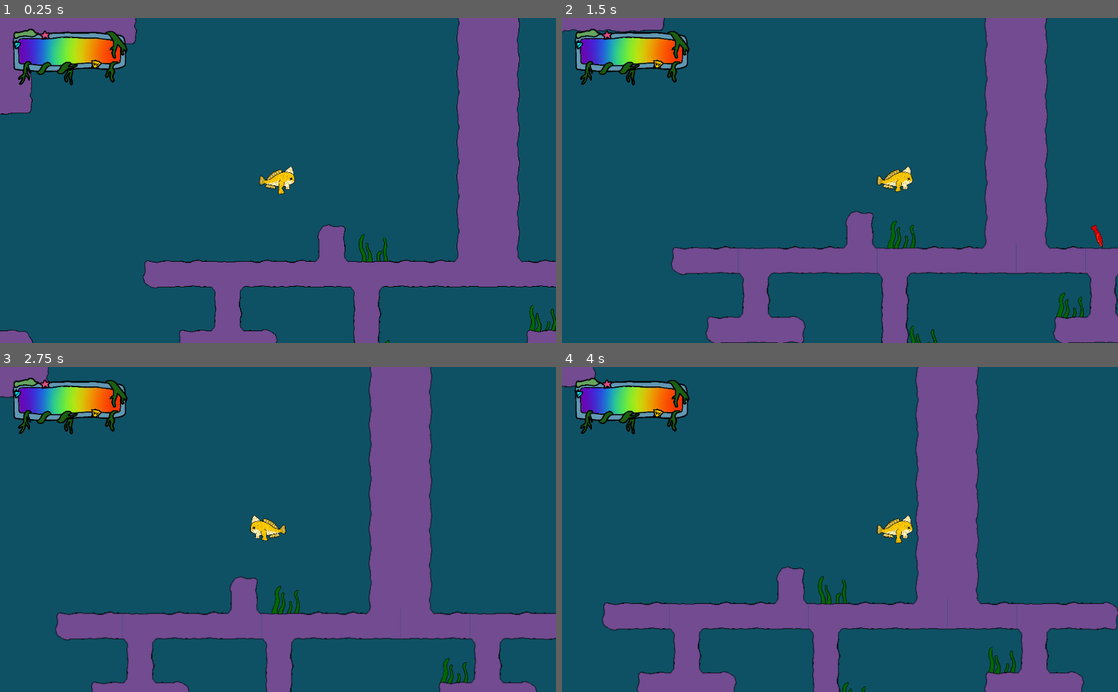
Above: before the commit, frames 1-4 (two rows, left to right).
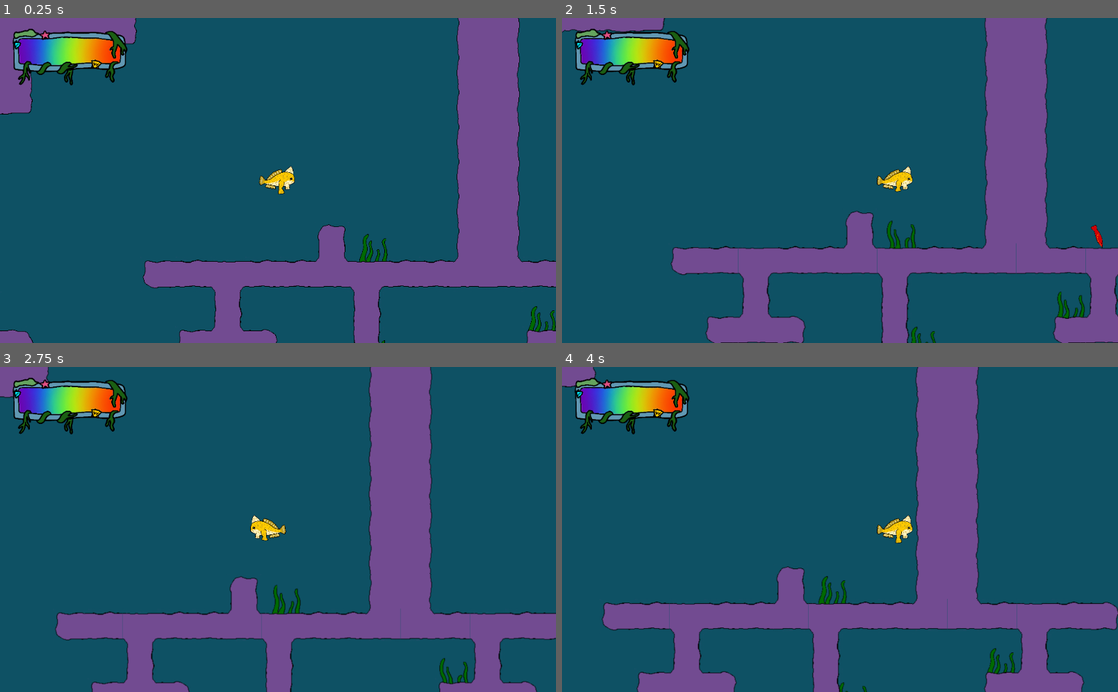
Above: after the commit, the same moments.

Repository: Silver-Ink/Abyzzes-Pixel-Jam
Game: Godot game, scene res://scenes/main.tscn
Same seed, same stepped clock (60 frames per second), same inputs: the game is played once before the commit and once after it.
Inputs (mouse positions are in pixels of both pictures, inside the frame that each line leads up to):
- Up to frame 1 (0.25 s): no input
- Up to frame 2 (1.5 s): move the mouse to (962, 164) at 0.52 s; hold D (move-right) from 0.53 s (still down); click (962, 164) at 0.6 s; tap Space (jump) at 0.77 s; move the mouse to (728, 196) at 1.27 s; click (728, 196) at 1.35 s
- Up to frame 3 (2.75 s): tap Space (jump) at 1.52 s; move the mouse to (333, 458) at 2.02 s; release D (move-right) at 2.03 s; hold Q (move-left) from 2.03 s (still down); click (333, 458) at 2.1 s
- Up to frame 4 (4 s): move the mouse to (812, 594) at 2.77 s; release Q (move-left) at 2.78 s; hold D (move-right) from 2.78 s (still down); click (812, 594) at 2.85 s; tap Space (jump) at 3.02, 3.77 s; move the mouse to (1006, 578) at 3.52 s; click (1006, 578) at 3.6 s

The runs differ from the first frame. In frame 1, 0.4% of the frame differs, in the area x 64-100%, y 66-100%; in frame 2, 0.5%, in the area x 58-94%, y 62-100%; in frame 3, 0.4%; in frame 4, 0.4%.

Commit message:
FUGUUUUS

Diff:
--- a/scenes/fish.tscn
+++ b/scenes/fish.tscn
@@ -1,9 +1,10 @@
-[gd_scene load_steps=15 format=2]
+[gd_scene load_steps=17 format=2]
 
 [ext_resource path="res://images/poisson_bleu.png" type="Texture" id=1]
 [ext_resource path="res://scripts/fish.gd" type="Script" id=2]
 [ext_resource path="res://images/poisson_rouge.png" type="Texture" id=3]
 [ext_resource path="res://images/poisson_lanterne.png" type="Texture" id=4]
+[ext_resource path="res://art/poisson_fugus.png" type="Texture" id=5]
 
 [sub_resource type="CapsuleShape2D" id=1]
 radius = 16.0
@@ -23,6 +24,11 @@
 flags = 4
 atlas = ExtResource( 1 )
 region = Rect2( 1500, 0, 500, 500 )
+
+[sub_resource type="AtlasTexture" id=11]
+flags = 4
+atlas = ExtResource( 5 )
+region = Rect2( 0, 0, 500, 500 )
 
 [sub_resource type="AtlasTexture" id=8]
 flags = 4
@@ -56,6 +62,11 @@
 "name": "bleu",
 "speed": 4.0
 }, {
+"frames": [ SubResource( 11 ) ],
+"loop": true,
+"name": "fugus",
+"speed": 5.0
+}, {
 "frames": [ SubResource( 8 ), SubResource( 9 ), SubResource( 10 ) ],
 "loop": true,
 "name": "lanterne",
@@ -77,8 +88,7 @@
 [node name="AnimatedSprite" type="AnimatedSprite" parent="."]
 scale = Vector2( 0.1, 0.1 )
 frames = SubResource( 7 )
-animation = "lanterne"
-frame = 1
+animation = "fugus"
 playing = true
 
 [connection signal="body_entered" from="." to="." method="_on_fish_body_entered"]
--- a/scenes/main.tscn
+++ b/scenes/main.tscn
@@ -20,118 +20,119 @@
 
 [node name="algue" parent="TileMap/algues" instance=ExtResource( 3 )]
 position = Vector2( -175, 603 )
-frame = 0
+frame = 1
 offset = Vector2( 102, -88 )
 
 [node name="algue2" parent="TileMap/algues" instance=ExtResource( 3 )]
 position = Vector2( -558, 508 )
-frame = 0
+frame = 1
 
 [node name="algue3" parent="TileMap/algues" instance=ExtResource( 3 )]
 position = Vector2( 629, 905 )
-frame = 3
+frame = 0
 
 [node name="algue4" parent="TileMap/algues" instance=ExtResource( 3 )]
 position = Vector2( 986, 900 )
-frame = 3
+frame = 0
 
 [node name="algue5" parent="TileMap/algues" instance=ExtResource( 3 )]
 position = Vector2( 1053, 901 )
-frame = 0
+frame = 1
 
 [node name="algue6" parent="TileMap/algues" instance=ExtResource( 3 )]
 position = Vector2( 815, 897 )
-frame = 0
+frame = 1
 
 [node name="algue7" parent="TileMap/algues" instance=ExtResource( 3 )]
 position = Vector2( 1251, 836 )
+frame = 3
 
 [node name="algue8" parent="TileMap/algues" instance=ExtResource( 3 )]
 position = Vector2( 613, 711 )
-frame = 1
 
 [node name="algue9" parent="TileMap/algues" instance=ExtResource( 3 )]
 position = Vector2( 745, 704 )
-frame = 1
 
 [node name="algue10" parent="TileMap/algues" instance=ExtResource( 3 )]
 position = Vector2( 684, 898 )
-frame = 0
+frame = 1
 
 [node name="algue11" parent="TileMap/algues" instance=ExtResource( 3 )]
 position = Vector2( 1578, 588 )
-frame = 3
+frame = 0
 
 [node name="algue12" parent="TileMap/algues" instance=ExtResource( 3 )]
 position = Vector2( 216, 328 )
-frame = 3
+frame = 0
 
 [node name="algue13" parent="TileMap/algues" instance=ExtResource( 3 )]
 position = Vector2( 488, 265 )
+frame = 3
 
 [node name="algue14" parent="TileMap/algues" instance=ExtResource( 3 )]
 position = Vector2( 178, 132 )
-frame = 0
+frame = 1
 
 [node name="algue15" parent="TileMap/algues" instance=ExtResource( 3 )]
 position = Vector2( -606, 265 )
+frame = 3
 
 [node name="algue16" parent="TileMap/algues" instance=ExtResource( 3 )]
 position = Vector2( 1181, 1107 )
-frame = 0
+frame = 1
 
 [node name="algue17" parent="TileMap/algues" instance=ExtResource( 3 )]
 position = Vector2( 1095, 1089 )
-frame = 0
+frame = 1
 
 [node name="algue18" parent="TileMap/algues" instance=ExtResource( 3 )]
 position = Vector2( 1006, 1104 )
+frame = 3
 
 [node name="algue19" parent="TileMap/algues" instance=ExtResource( 3 )]
 position = Vector2( 921, 1100 )
-frame = 1
 
 [node name="algue20" parent="TileMap/algues" instance=ExtResource( 3 )]
 position = Vector2( 854, 1096 )
-frame = 0
+frame = 1
 
 [node name="algue21" parent="TileMap/algues" instance=ExtResource( 3 )]
 position = Vector2( 739, 1102 )
-frame = 1
 
 [node name="algue22" parent="TileMap/algues" instance=ExtResource( 3 )]
 position = Vector2( 589, 1116 )
-frame = 0
+frame = 1
 
 [node name="algue23" parent="TileMap/algues" instance=ExtResource( 3 )]
 position = Vector2( 655, 1102 )
-frame = 0
+frame = 1
 
 [node name="algue24" parent="TileMap/algues" instance=ExtResource( 3 )]
 position = Vector2( -493, 1040 )
-frame = 3
+frame = 0
 
 [node name="algue25" parent="TileMap/algues" instance=ExtResource( 3 )]
 position = Vector2( -249, 1035 )
-frame = 3
+frame = 0
 
 [node name="algue26" parent="TileMap/algues" instance=ExtResource( 3 )]
 position = Vector2( -482, 906 )
-frame = 3
+frame = 0
 
 [node name="algue27" parent="TileMap/algues" instance=ExtResource( 3 )]
 position = Vector2( -617, 903 )
+frame = 3
 
 [node name="algue28" parent="TileMap/algues" instance=ExtResource( 3 )]
 position = Vector2( -360, 782 )
-frame = 1
 
 [node name="algue29" parent="TileMap/algues" instance=ExtResource( 3 )]
 position = Vector2( -179, 658 )
+frame = 3
 
 [node name="algue30" parent="TileMap/algues" instance=ExtResource( 3 )]
 position = Vector2( 315, 1096 )
-frame = 1
+frame = 3
 
 [node name="checkPoint" parent="TileMap" instance=ExtResource( 6 )]
 position = Vector2( 708, 1137 )
--- a/scenes/player.tscn
+++ b/scenes/player.tscn
@@ -1,7 +1,13 @@
-[gd_scene load_steps=11 format=2]
+[gd_scene load_steps=13 format=2]
 
+[ext_resource path="res://images/handfish_gonfle.png" type="Texture" id=1]
 [ext_resource path="res://images/handfish.png" type="Texture" id=3]
 [ext_resource path="res://scripts/player.gd" type="Script" id=5]
+
+[sub_resource type="AtlasTexture" id=10]
+flags = 4
+atlas = ExtResource( 1 )
+region = Rect2( 0, 0, 500, 500 )
 
 [sub_resource type="AtlasTexture" id=8]
 flags = 4
@@ -35,6 +41,11 @@
 
 [sub_resource type="SpriteFrames" id=1]
 animations = [ {
+"frames": [ SubResource( 10 ) ],
+"loop": true,
+"name": "gonfle",
+"speed": 5.0
+}, {
 "frames": [ SubResource( 8 ), SubResource( 9 ) ],
 "loop": true,
 "name": "swim",
@@ -57,7 +68,7 @@
 scale = Vector2( 0.14, 0.14 )
 z_index = 2
 frames = SubResource( 1 )
-animation = "walk"
+animation = "gonfle"
 playing = true
 
 [node name="CollisionShape2D" type="CollisionShape2D" parent="."]
@@ -66,14 +77,16 @@
 shape = SubResource( 2 )
 
 [node name="Jump" type="Timer" parent="."]
-wait_time = 0.2
+wait_time = 0.587
 
 [node name="Camera2D" type="Camera2D" parent="."]
 current = true
 drag_margin_h_enabled = true
 
-[node name="Gonfle" type="Timer" parent="."]
-wait_time = 6.0
+[node name="gonfle" type="Timer" parent="."]
+wait_time = 4.506
+
+[node name="crunch" type="AudioStreamPlayer" parent="."]
 
 [connection signal="timeout" from="Jump" to="." method="_on_Jump_timeout"]
-[connection signal="timeout" from="Gonfle" to="." method="_on_Gonfle_timeout"]
+[connection signal="timeout" from="gonfle" to="." method="_on_gonfle_timeout"]
--- a/scripts/player.gd
+++ b/scripts/player.gd
@@ -10,7 +10,7 @@
 var enduranceMAX = 200
 var endurance = enduranceMAX
 var starting_point
-var gonfle = 0
+var gonfle = false
 const GRAVITY = 3
 
 const WALK_SPEED = 200
@@ -35,7 +35,7 @@
 
 
 func _physics_process(delta):
-	if gonfle == 0:
+	if gonfle == false:
 		#La gravité
 		if (!is_on_floor()):
 			velocity.y += GRAVITY
@@ -105,7 +105,7 @@
 			else:
 				$AnimatedSprite.play("walk")
 	else:
-		print("true")
+		move_and_slide(Vector2(0, -150), Vector2.UP)
 
 
 func _on_Jump_timeout():
@@ -124,9 +124,12 @@
 		poisson.lanterne:
 			pass
 		poisson.fugus:
-			print("gonflé")
-			gonfle = 1
-			$Gonfle.start()
+			$AnimatedSprite.play("gonfle")
+			gonfle = true
+			$gonfle.start()
 
 func _ready():
 	starting_point = position
+
+func _on_gonfle_timeout():
+	gonfle = false
Not shown, added: art/son.wav.import
Not shown, added: art/son_crunch_wave.wav.wave.wav.import
Not shown, added: art/son.wav
